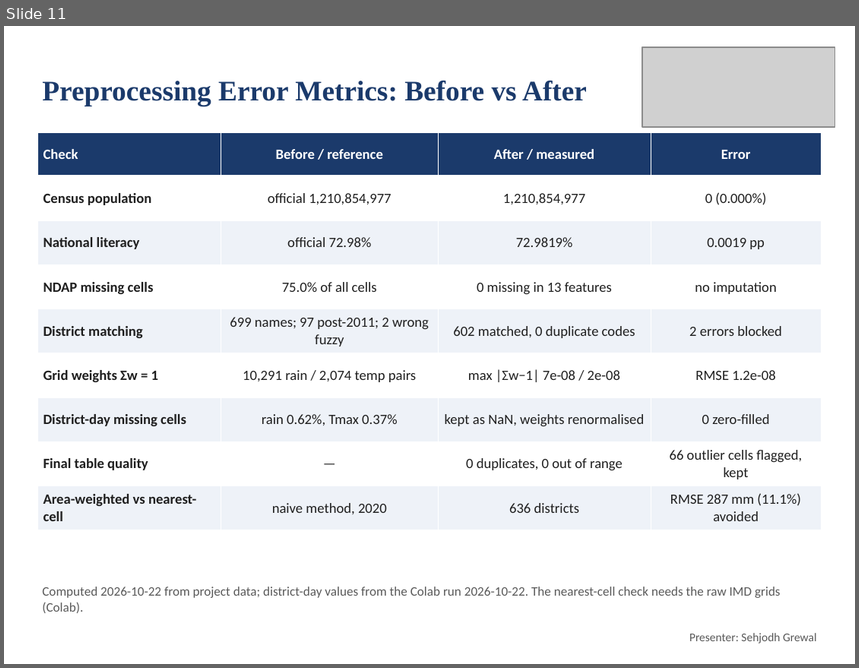
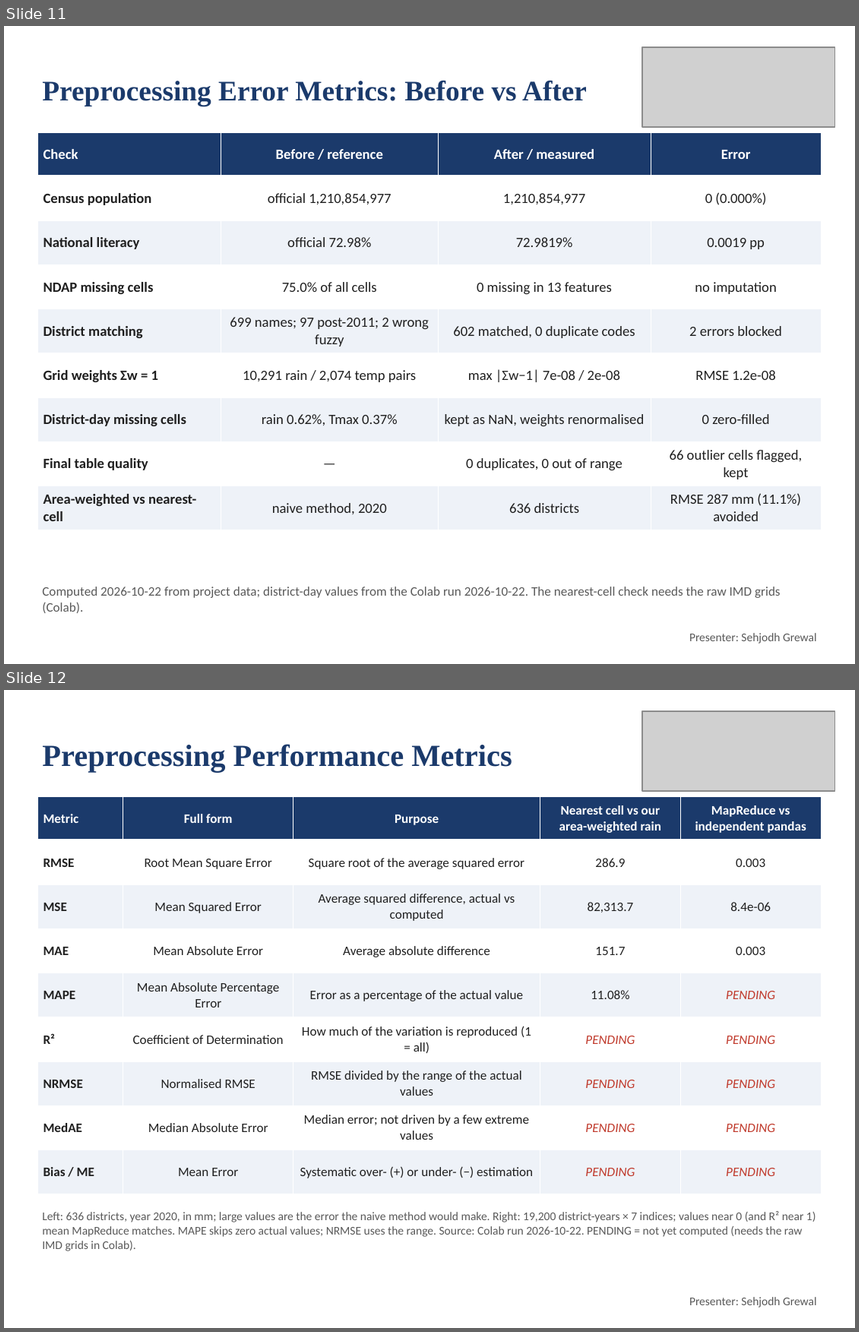
Before and after one commit to deepankarkumar1310/hadoop-ml-algorithm-, a slide deck: docs/Review2_Deck.pptx. Shown one above the other, each under a label of ours: slide 11 before the commit, slides 11 and 12 after it. The pictures are 859x668 and 859x1332 pixels, drawn with LibreOffice and Linux fonts; fonts in the diff are those of the drawing; grey boxes stand for pictures. Boxes give left, top, right and bottom in pixels: in the first picture for what was removed or moved away, otherwise in the second. Text is boxed around its words. In the diff, an @@ line names an element or a change of style, - is before the commit and + after.

Commit message:
Preprocessing performance metrics (RMSE, MSE, MAE, MAPE, R², NRMSE, MedAE, bias) and classification performance metrics slides

```diff
--- a/docs/Review2_Deck.pptx
+++ b/docs/Review2_Deck.pptx
@@ slide 12 added at (4, 690, 855, 1328), background #FFFFFF @@
@@ picture added at (642, 711, 835, 791) @@
@@ title added at (42, 744, 512, 772), 26 pt, text #1B3A6B, bold @@
+Preprocessing Performance Metrics
@@ table added at (38, 796, 821, 1195), 9 rows, 5 columns @@
+Metric | Full form | Purpose | Nearest cell vs our area-weighted rain | MapReduce vs independent pandas
+RMSE | Root Mean Square Error | Square root of the average squared error | 286.9 | 0.003
+MSE | Mean Squared Error | Average squared difference, actual vs computed | 82,313.7 | 8.4e-06
+MAE | Mean Absolute Error | Average absolute difference | 151.7 | 0.003
+MAPE | Mean Absolute Percentage Error | Error as a percentage of the actual value | 11.08% | PENDING
+R² | Coefficient of Determination | How much of the variation is reproduced (1 = all) | PENDING | PENDING
+NRMSE | Normalised RMSE | RMSE divided by the range of the actual values | PENDING | PENDING
+MedAE | Median Absolute Error | Median error; not driven by a few extreme values | PENDING | PENDING
+Bias / ME | Mean Error | Systematic over- (+) or under- (−) estimation | PENDING | PENDING
@@ text added at (42, 1211, 816, 1252), 10 pt, text #595959 @@
+Left: 636 districts, year 2020, in mm; large values are the error the naive method would make. Right: 19,200 district-years × 7 indices; values near 0 (and R² near 1) mean MapReduce matches. MAPE skips zero actual values; NRMSE uses the range. Source: Colab run 2026-10-22. PENDING = not yet computed (needs the raw IMD grids in Colab).
@@ text added at (690, 1297, 817, 1308), 10 pt, text #595959 @@
+Presenter: Sehjodh Grewal
```
Also in this commit, not shown: 1 other slide added, 7 other files.
